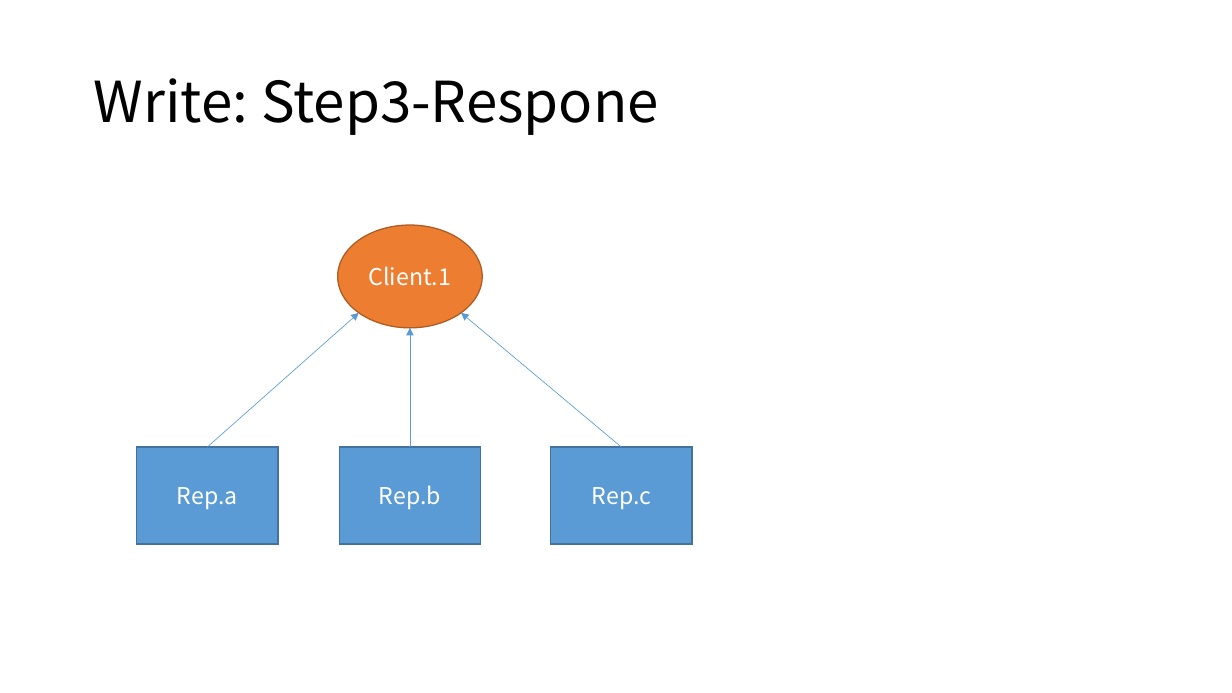
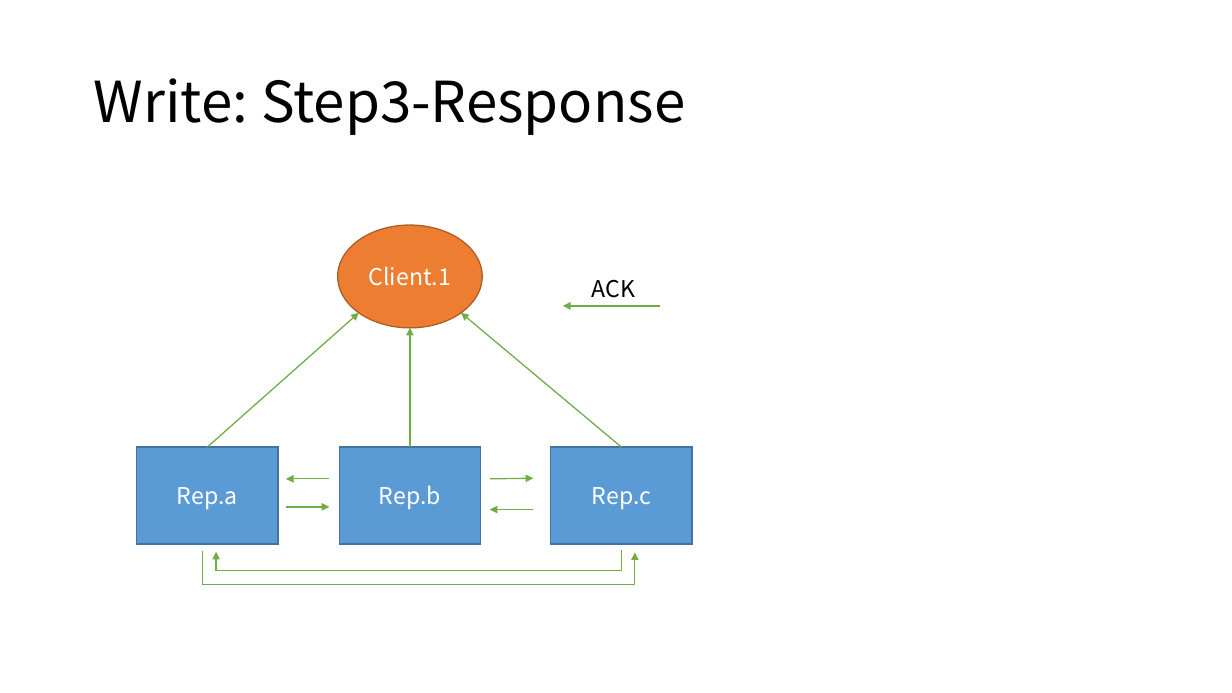
Before and after one commit to coolceph/CephInC, a slide deck: slide 4 of doc/pic.pptx. Drawn at 1232x693 pixels with LibreOffice and Linux fonts; fonts in the diff are those of the drawing. Boxes give left, top, right and bottom in pixels: in the first picture for what was removed or moved away, otherwise in the second. Text is boxed around its words. In the diff, an @@ line names an element or a change of style, - is before the commit and + after.

```diff
--- a/doc/pic.pptx
+++ b/doc/pic.pptx
@@ title at (x1=94, y1=78, x2=685, y2=135): text changed @@
-Write: Step3-Respone
+Write: Step3-Response
@@ text added at (x1=592, y1=279, x2=635, y2=298), 18 pt, text #000000 @@
+ACK
@@ arrow (207, 447) - (359, 313): stroke #5B9BD5 0.5 pt to #70AD47 1 pt @@
@@ arrow (410, 447) - (410, 328): stroke #5B9BD5 0.5 pt to #70AD47 1 pt @@
@@ arrow (622, 447) - (461, 313): stroke #5B9BD5 0.5 pt to #70AD47 1 pt @@
@@ arrow added from (660, 306) to (563, 306), #70AD47 1 pt @@
@@ arrow added from (329, 479) to (286, 479), #70AD47 1 pt @@
@@ arrow added from (490, 479) to (533, 479), #70AD47 1 pt @@
@@ arrow added from (286, 507) to (329, 507), #70AD47 1 pt @@
@@ arrow added from (533, 509) to (490, 509), #70AD47 1 pt @@
@@ elbow arrow added from (202, 551) to (635, 553), #70AD47 1 pt @@
@@ elbow arrow added from (622, 551) to (216, 552), #70AD47 1 pt @@
```
Also in this commit, not shown: 2 other slides changed, 1 slide added, 2 other files.
